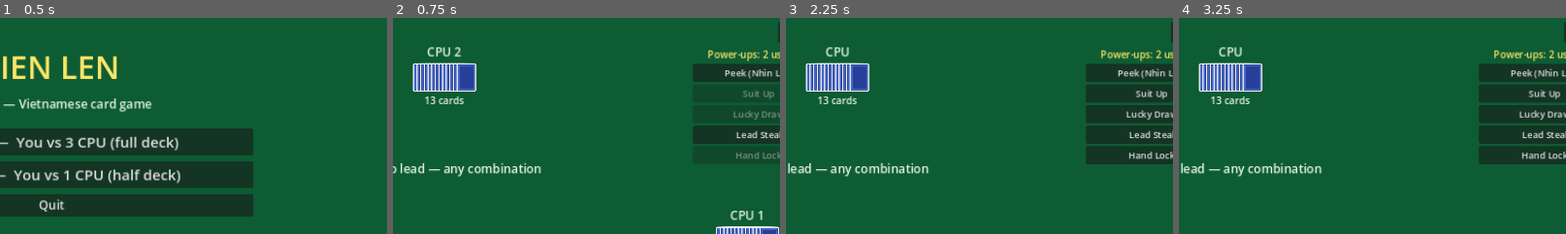
Above: before the commit, frames 1-4 (left to right).
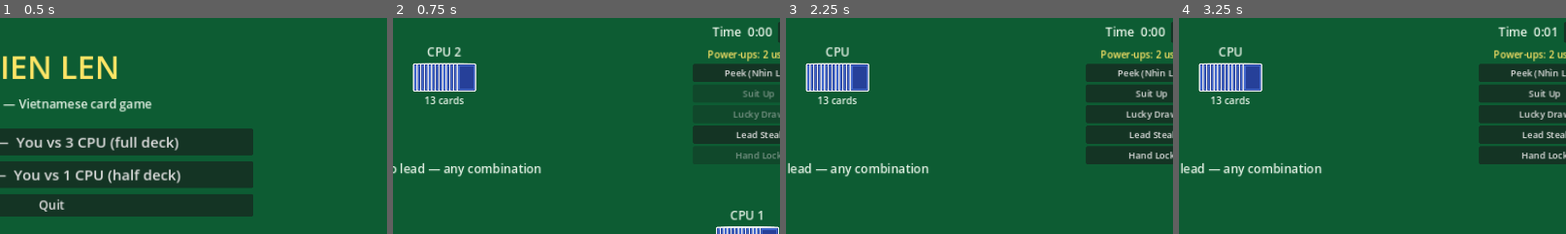
Above: after the commit, the same moments.

Repository: kyogic/13-card-game
Game: Godot game, scene res://scenes/main.tscn
The game is run twice, just before and just after one commit, with the same random seed, the same clock (stepped at 60 frames per second) and the same inputs.
Inputs:
- Up to frame 1 (0.5 s): no input
- Up to frame 2 (0.75 s): click "4 Players — You vs 3 CPU (ful…" at 0.5 s
- Up to frame 3 (2.25 s): click "Menu" at 1.25 s; click "2 Players — You vs 1 CPU (hal…" at 2 s
- Up to frame 4 (3.25 s): click "Hint" at 2.75 s
The pictures show only the part of the screen within x 43-93%, y 0-50%; the shares and areas given below are measured in that part.

Frame 1 is identical in both runs. In frame 2, 0.4% of the frame differs, in the area x 82-98%, y 3-9%; in frame 3, 0.4%; in frame 4, 0.4%.

Commit message:
Add game timer and show game length on the results screen
Co-Authored-By: Claude Opus 5.5 <noreply@anthropic.com>
Claude-Session: https://claude.ai/code/session_014DXRZL11i9gK84TREh4B5Z

Diff:
--- a/scripts/main.gd
+++ b/scripts/main.gd
@@ -45,6 +45,8 @@
 var peek_cards: Array = []
 var pending_target_power := ""
 var flash_text := ""           # one-shot status message shown on the next refresh
+var game_start_ms := 0
+var game_running := false
 
 # --- UI ---------------------------------------------------------------------
 var menu: Control
@@ -65,6 +67,7 @@
 var powerup_title: Label
 var powerup_buttons := {}      # key -> Button
 var target_menu: PopupMenu
+var timer_label: Label
 
 
 func _ready() -> void:
@@ -202,6 +205,11 @@
 	menu_button.offset_bottom = 44
 	menu_button.pressed.connect(_show_menu)
 	table.add_child(menu_button)
+	timer_label = _make_label("", 20, IDLE_COLOR)
+	timer_label.horizontal_alignment = HORIZONTAL_ALIGNMENT_RIGHT
+	timer_label.set_anchors_and_offsets_preset(Control.PRESET_TOP_RIGHT)
+	_set_offsets(timer_label, -260, -100, 12, 42)
+	table.add_child(timer_label)
 
 	# Power-up panel (top-right, under the menu button).
 	var power_box := VBoxContainer.new()
@@ -224,7 +232,7 @@
 
 func _build_overlay() -> void:
 	overlay = ColorRect.new()
-	overlay.color = Color(0, 0, 0, 0.6)
+	overlay.color = Color(0, 0, 0, 0.85)
 	overlay.set_anchors_and_offsets_preset(Control.PRESET_FULL_RECT)
 	add_child(overlay)
 	var center := CenterContainer.new()
@@ -319,6 +327,7 @@
 func _show_menu() -> void:
 	game_id += 1
 	target_menu.hide()
+	game_running = false
 	menu.visible = true
 	table.visible = false
 	overlay.visible = false
@@ -360,6 +369,8 @@
 	last_cards = []
 	last_player = -1
 	log_lines = []
+	game_start_ms = Time.get_ticks_msec()
+	game_running = true
 
 	# Lowest card dealt (3♠ in a full game) opens the game and must be played.
 	required_card = 52
@@ -493,7 +504,11 @@
 	for i in finish_order.size():
 		lines.append("%s  —  %s" % [PLACE_NAMES[i], names[finish_order[i]]])
 	var headline := "You win!" if finish_order[0] == HUMAN else "%s wins." % names[finish_order[0]]
-	result_label.text = headline + "\n\n" + "\n".join(lines)
+	game_running = false
+	var length := _format_time(_elapsed_seconds())
+	timer_label.text = "Time  " + length
+	_log("Game over after %s." % length)
+	result_label.text = headline + "\n\n" + "\n".join(lines) + "\n\nGame length:  " + length
 	overlay.visible = true
 
 
@@ -680,6 +695,21 @@
 		flash_text = ""
 
 
+func _process(_delta: float) -> void:
+	if game_running and table.visible:
+		timer_label.text = "Time  " + _format_time(_elapsed_seconds())
+
+
+func _elapsed_seconds() -> int:
+	return (Time.get_ticks_msec() - game_start_ms) / 1000
+
+
+func _format_time(seconds: int) -> String:
+	if seconds >= 3600:
+		return "%d:%02d:%02d" % [seconds / 3600, seconds / 60 % 60, seconds % 60]
+	return "%d:%02d" % [seconds / 60, seconds % 60]
+
+
 func _log(line: String) -> void:
 	log_lines.append(line)
 	while log_lines.size() > 8:
Not shown, changed: README.md
